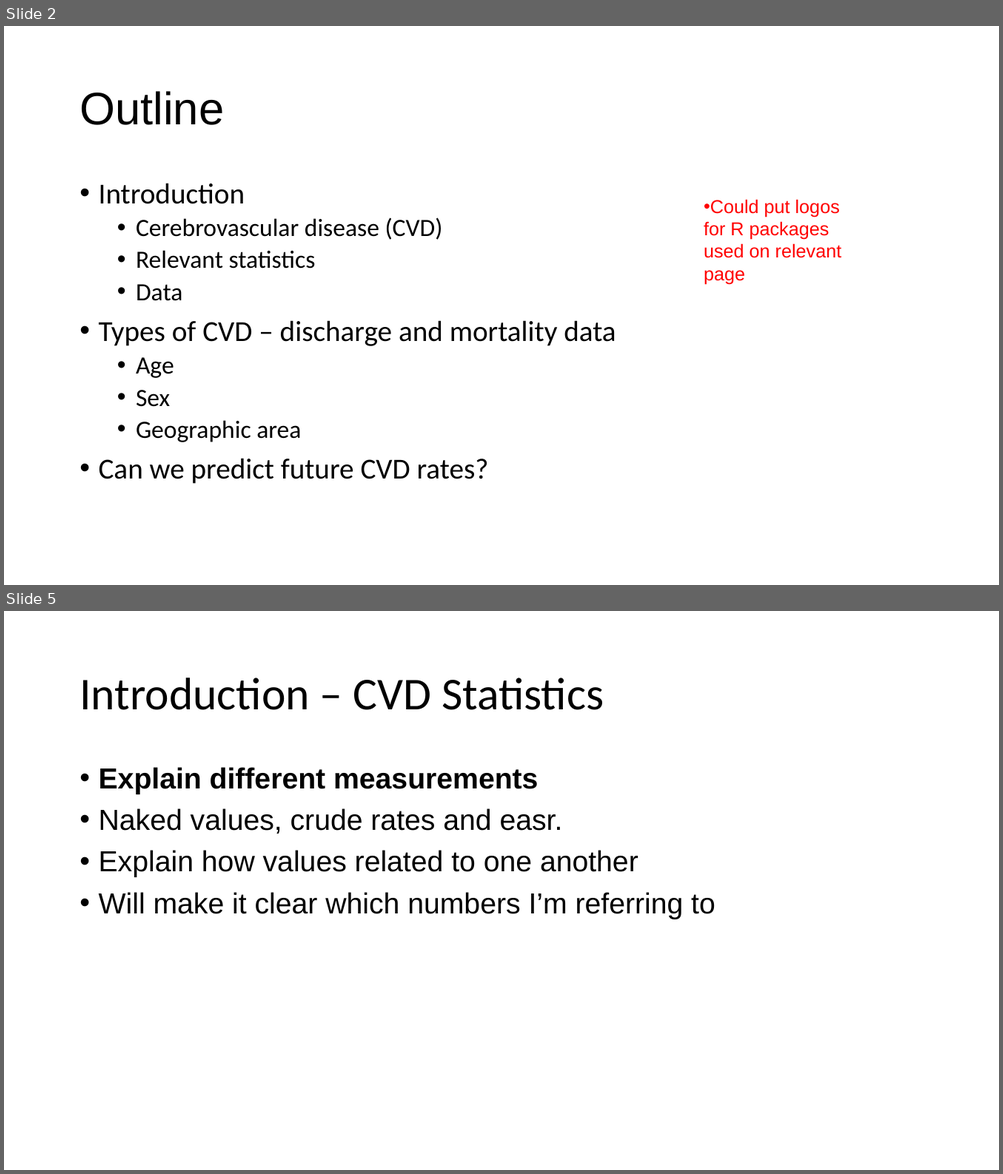
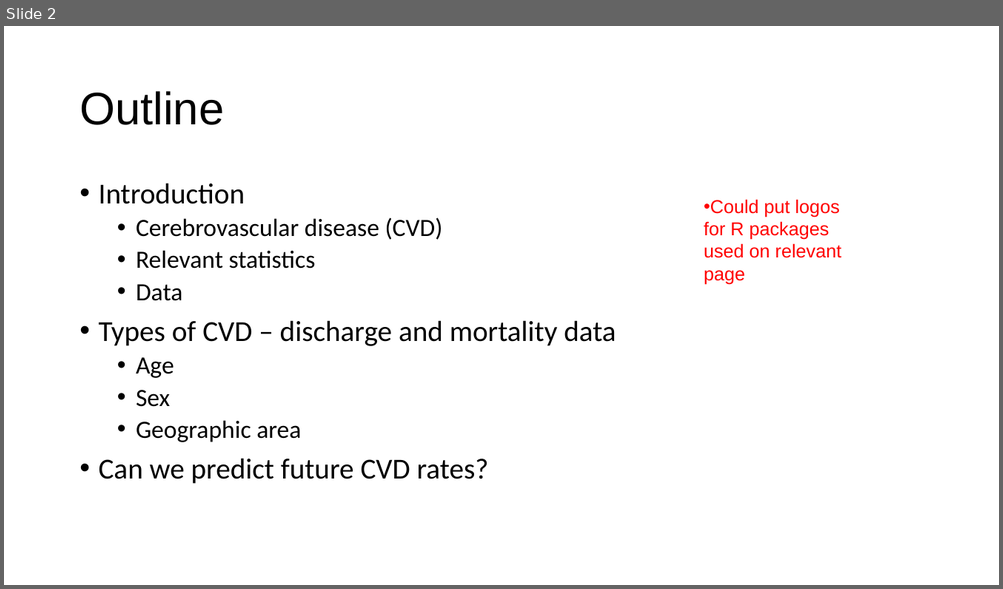
Before and after one commit to fionacarson/final_project_phs_stroke, a slide deck: presentation/phs_stroke_presentation.pptx. Shown one above the other, each under a label of ours: slides 2 and 5 before the commit, slide 2 after it; the slides between them are not shown. The pictures are 1003x1174 and 1003x589 pixels, drawn with LibreOffice and Linux fonts; fonts in the diff are those of the drawing. Boxes give left, top, right and bottom in pixels: in the first picture for what was removed or moved away, otherwise in the second. Text is boxed around its words. In the diff, an @@ line names an element or a change of style, - is before the commit and + after.

```diff
--- a/presentation/phs_stroke_presentation.pptx
+++ b/presentation/phs_stroke_presentation.pptx
@@ slide 5 removed at [4,611,999,1170], background #FFFFFF @@
@@ title removed at [79,678,603,710] @@
-Introduction – CVD Statistics
@@ text removed at [99,767,715,920] @@
-• Explain different measurements
-• Naked values, crude rates and easr.
-• Explain how values related to one another
-• Will make it clear which numbers I’m referring to
```
Also in this commit, not shown: 5 slides changed, 6 slides added, 2 other slides removed, 9 other files.
